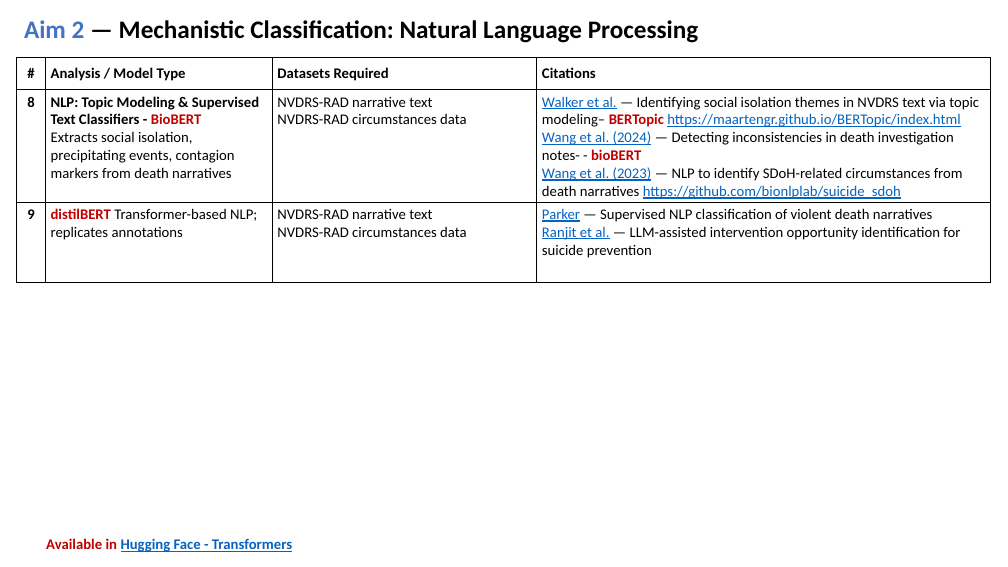
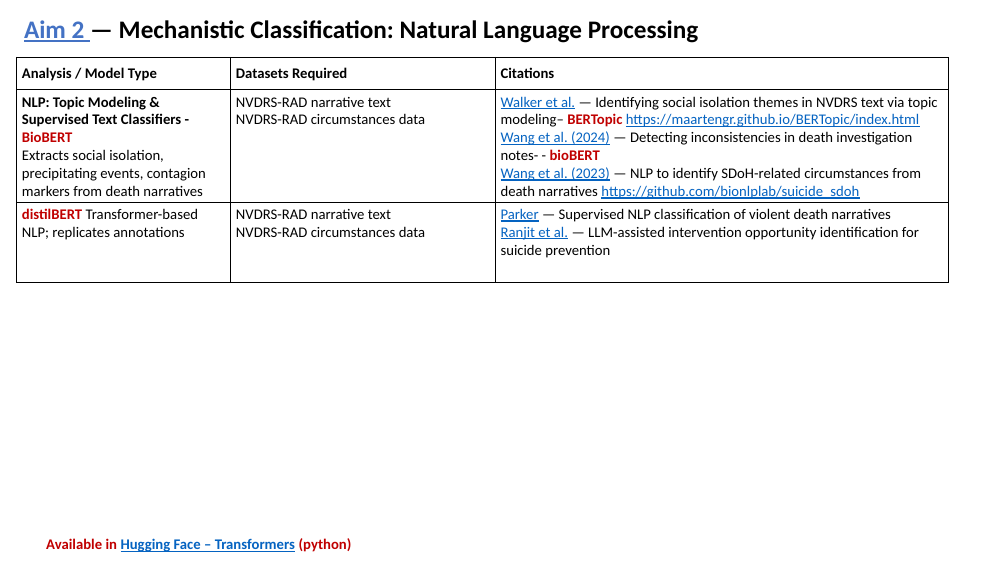
Before and after one commit to MatteoPS/suicide_forecasting, a slide deck: slide 6 of docs/Suicide_forcasting_note_slides.pptx. Drawn at 1008x567 pixels with LibreOffice and Linux fonts; fonts in the diff are those of the drawing. Boxes give left, top, right and bottom in pixels: in the first picture for what was removed or moved away, otherwise in the second. Text is boxed around its words. In the diff, an @@ line names an element or a change of style, - is before the commit and + after.

```diff
--- a/docs/Suicide_forcasting_note_slides.pptx
+++ b/docs/Suicide_forcasting_note_slides.pptx
@@ text "Aim 2 — Mechanistic Classification: ..." at box(24, 20, 699, 43): underline on in "Aim 2" @@
@@ table at box(17, 57, 949, 282) @@
-column 1: # | 8 | 9
@@ table: place and size @@
-table at box(17, 57, 991, 282)
+table at box(17, 57, 949, 282)
@@ text at box(46, 538, 352, 552): text changed @@
-Available in Hugging Face - Transformers
+Available in Hugging Face – Transformers (python)
```
Also in this commit, not shown: 5 other slides changed, 2 slides added.
